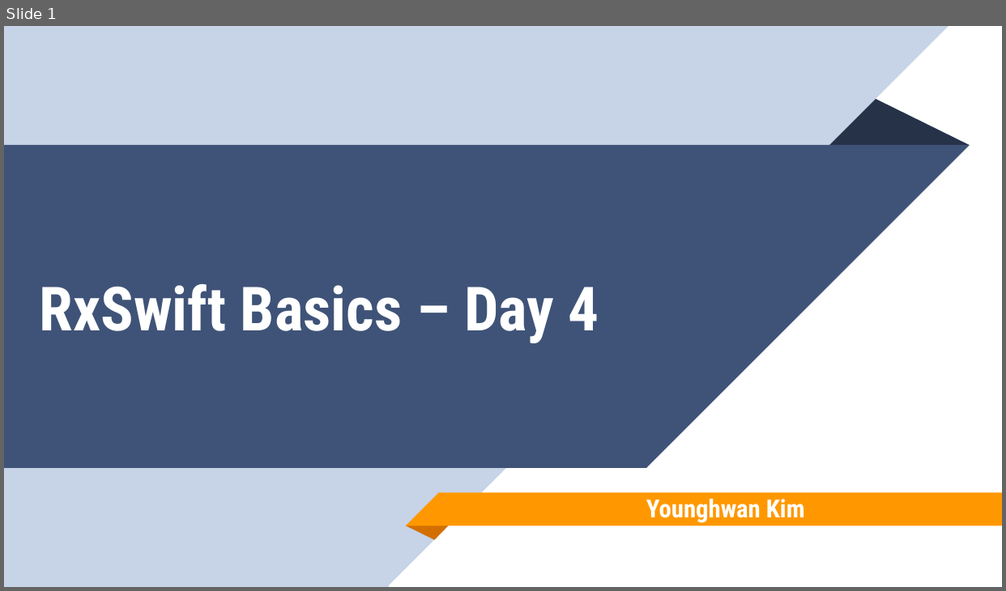
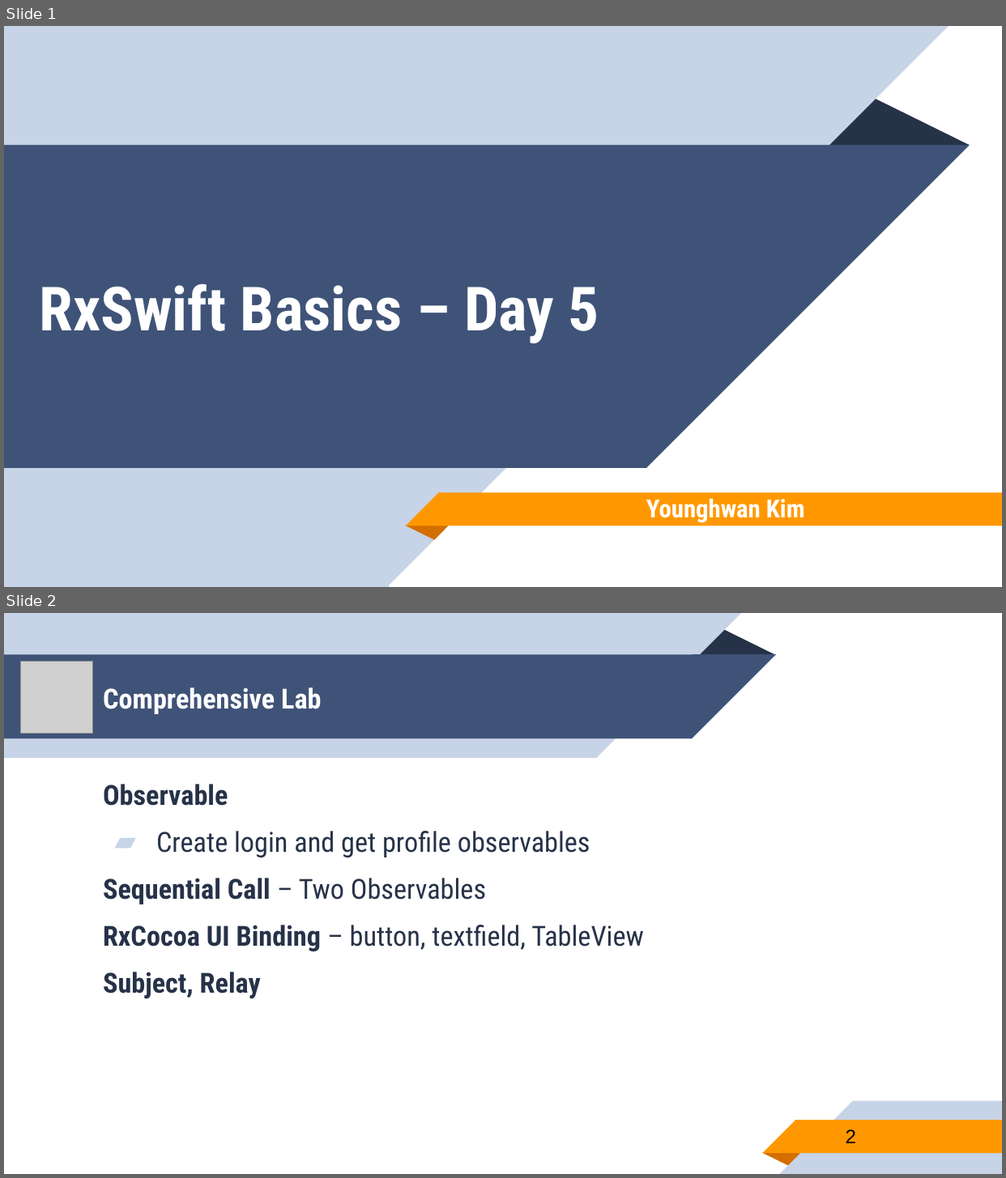
Before and after one commit to younghwankim/RxSwiftClass, a slide deck: RxSwiftBasics/day5/RxSwiftBasics5.pptx. Shown one above the other, each under a label of ours: slide 1 before the commit, slides 1 and 2 after it. The pictures are 1006x591 and 1006x1178 pixels, drawn with LibreOffice and Linux fonts; fonts in the diff are those of the drawing; grey boxes stand for pictures. Boxes give left, top, right and bottom in pixels: in the first picture for what was removed or moved away, otherwise in the second. Text is boxed around its words. In the diff, an @@ line names an element or a change of style, - is before the commit and + after.

```diff
--- a/RxSwiftBasics/day5/RxSwiftBasics5.pptx
+++ b/RxSwiftBasics/day5/RxSwiftBasics5.pptx
@@ slide 2 added at (4, 613, 1002, 1174), background #FFFFFF @@
@@ picture added at (21, 661, 94, 734) @@
@@ group added at (4, 613, 775, 758): 2 rectangles, 2 right triangles, 1 triangle @@
@@ title added at (103, 688, 321, 714), 20 pt, text #FFFFFF, bold @@
+Comprehensive Lab
@@ text added at (103, 784, 644, 999), 20 pt, text #263248 @@
+Observable
+▰ Create login and get profile observables
+Sequential Call – Two Observables
+RxCocoa UI Binding – button, textfield, TableView
+Subject, Relay
@@ group added at (762, 1101, 1002, 1174): 2 rectangles, 2 right triangles, 1 triangle @@
@@ page number added at (846, 1130, 856, 1144), 14 pt, text #000000 @@
+2
@@ slide 1 changed as well @@
@@ title at (40, 284, 599, 344): text changed @@
-RxSwift Basics – Day 4
+RxSwift Basics – Day 5
```
Also in this commit, not shown: 5 slides removed, 17 other files.
